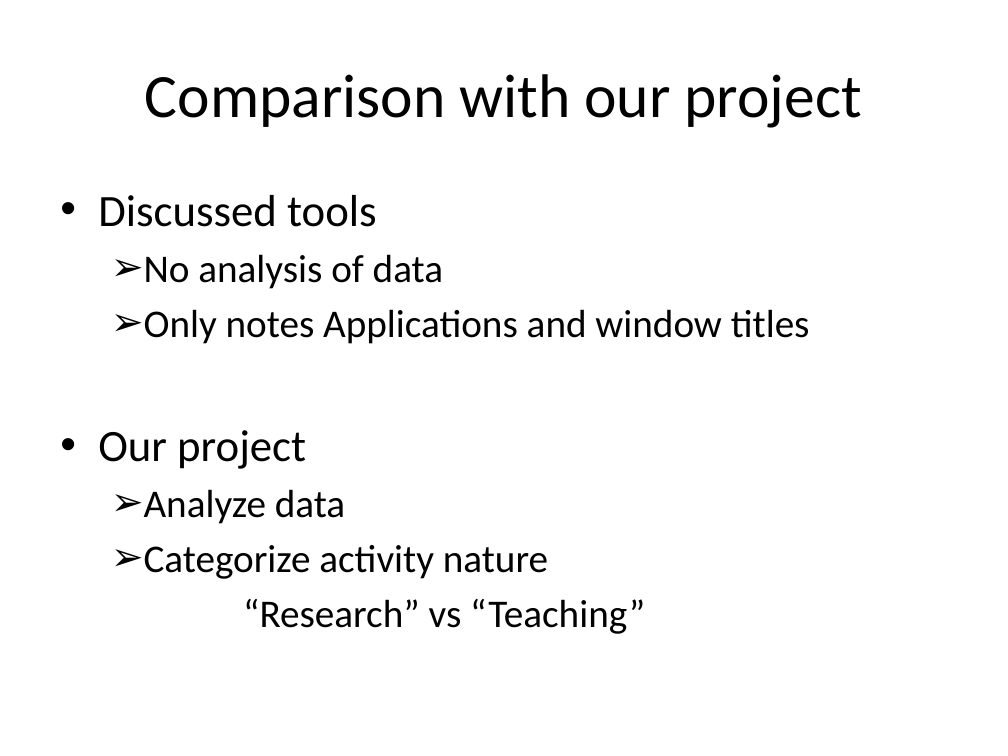
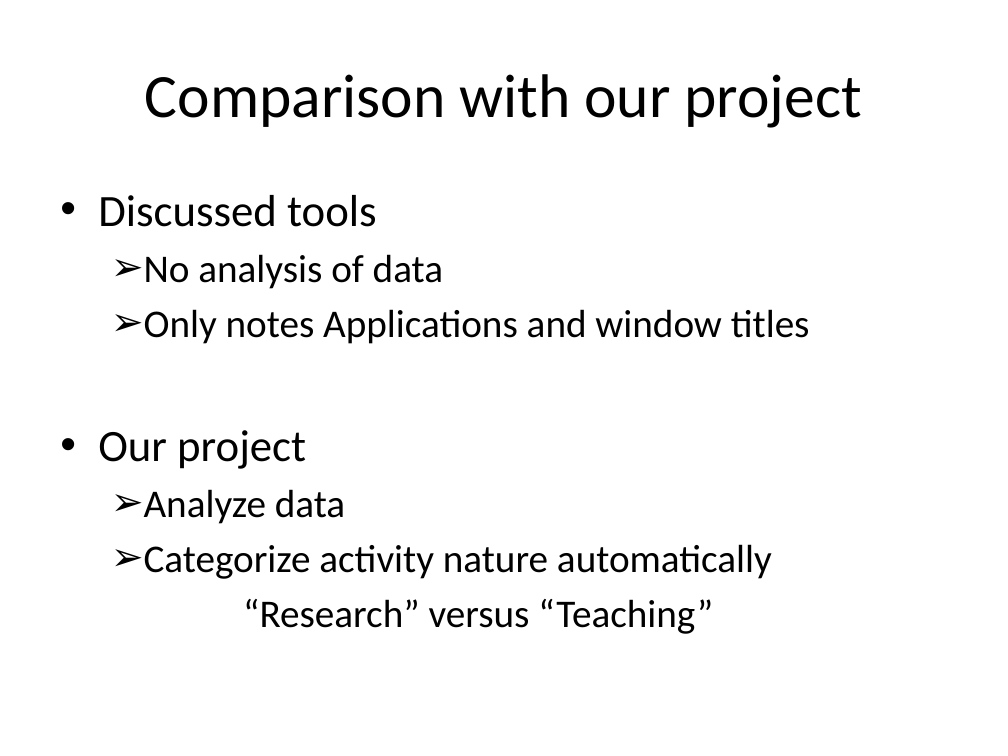
Before and after one commit to muj123-fastpwr/FYP-I, a slide deck: slide 7 of Literature Review.pptx. Drawn at 1008x756 pixels with LibreOffice and Linux fonts; fonts in the diff are those of the drawing. Boxes give left, top, right and bottom in pixels: in the first picture for what was removed or moved away, otherwise in the second. Text is boxed around its words. In the diff, an @@ line names an element or a change of style, - is before the commit and + after.

```diff
--- a/Literature Review.pptx
+++ b/Literature Review.pptx
@@ text at (144,544,772,634): text changed @@
-  ➢ Categorize activity nature
-  “Research” vs “Teaching”
+  ➢ Categorize activity nature automatically
+  “Research” versus “Teaching”
```
Also in this commit, not shown: 4 other slides changed, 3 slides added.
